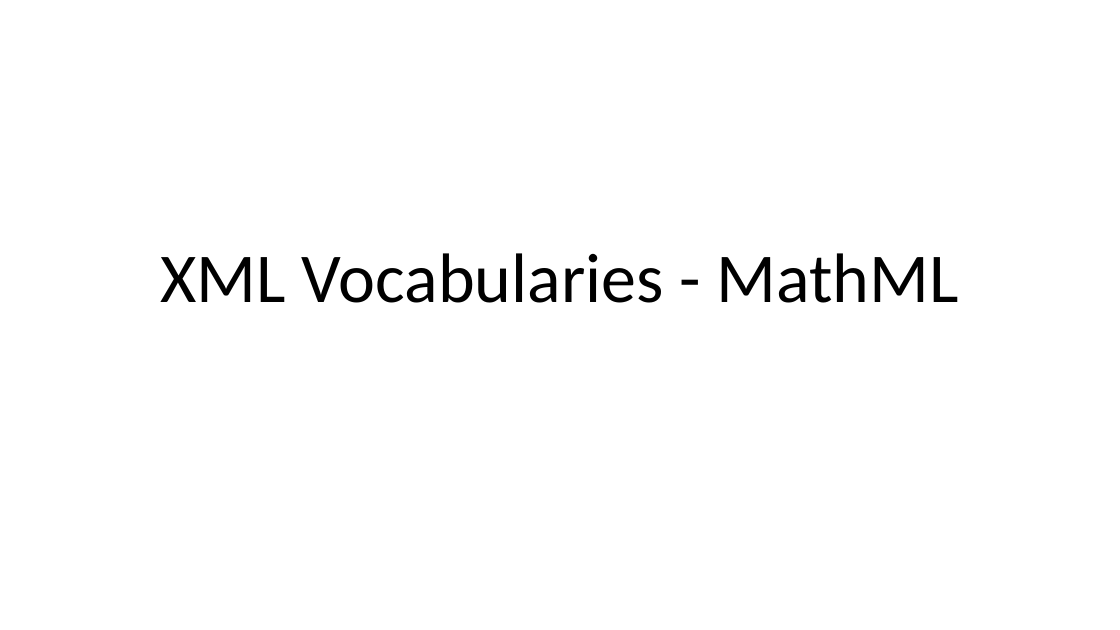
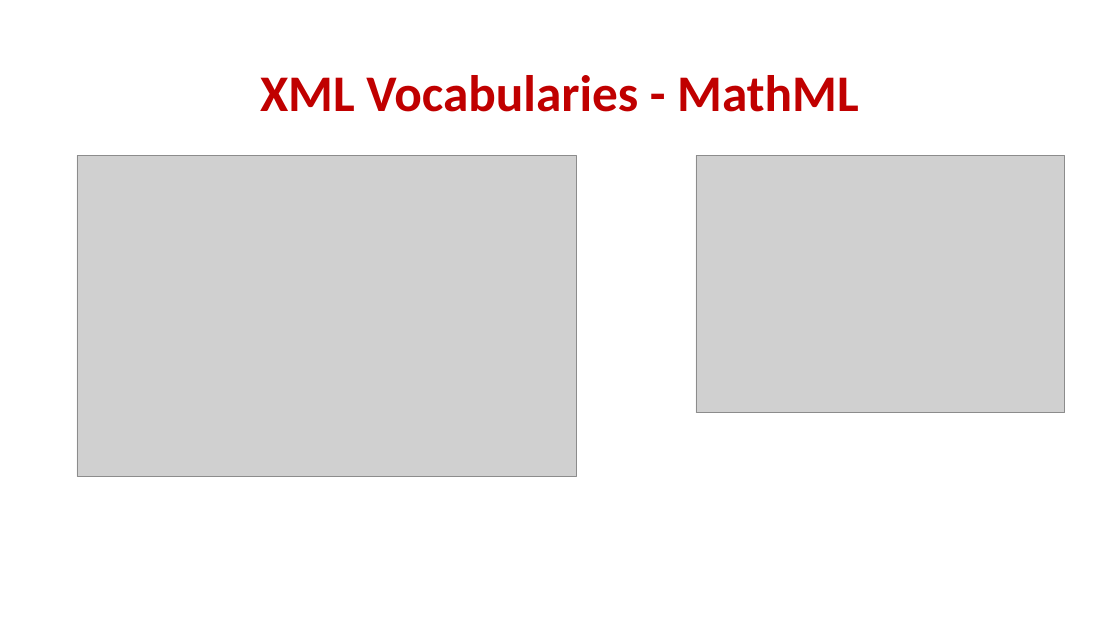
Before and after one commit to donkhan/msc, a slide deck: slide 36 of WebTechnology/XML/Lect_2_XML_Schema.ppt. Drawn at 1120x630 pixels with LibreOffice and Linux fonts; fonts in the diff are those of the drawing; grey boxes stand for pictures. Boxes give left, top, right and bottom in pixels: in the first picture for what was removed or moved away, otherwise in the second. Text is boxed around its words. In the diff, an @@ line names an element or a change of style, - is before the commit and + after.

```diff
--- a/WebTechnology/XML/Lect_2_XML_Schema.ppt
+++ b/WebTechnology/XML/Lect_2_XML_Schema.ppt
@@ title "XML Vocabularies - MathML": place and size @@
-title "XML Vocabularies - MathML" at (161,253,959,303)
+title "XML Vocabularies - MathML" at (260,75,858,112)
@@ title "XML Vocabularies - MathML" at (260,75,858,112): size 60 to 44 pt, text colour #000000 to #C00000, bold on; vertical alignment bottom to middle @@
@@ picture added at (77,155,576,477) @@
@@ picture added at (696,155,1065,413) @@
```
Also in this commit, not shown: 17 other slides changed, 19 slides added, 19 slides removed.
